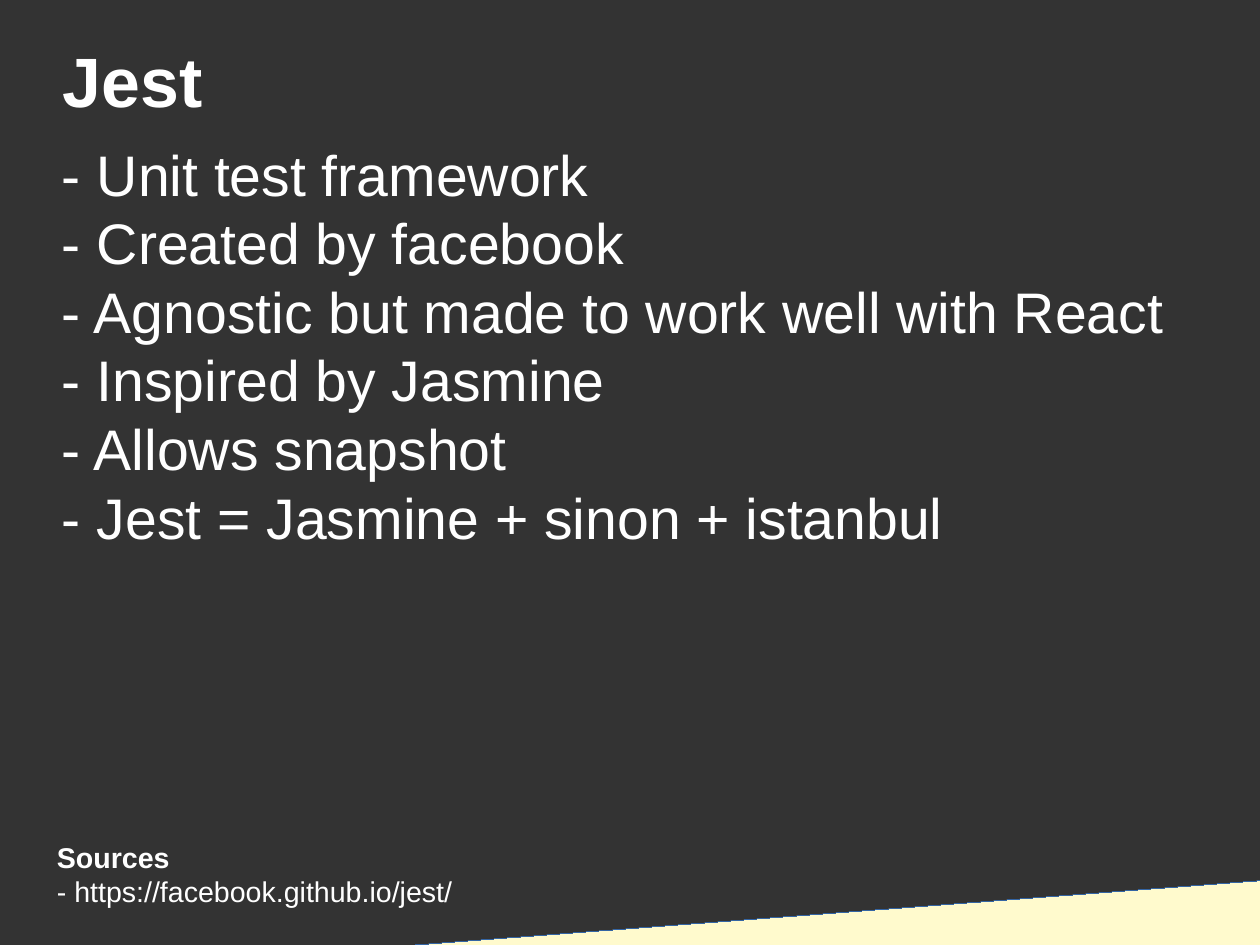
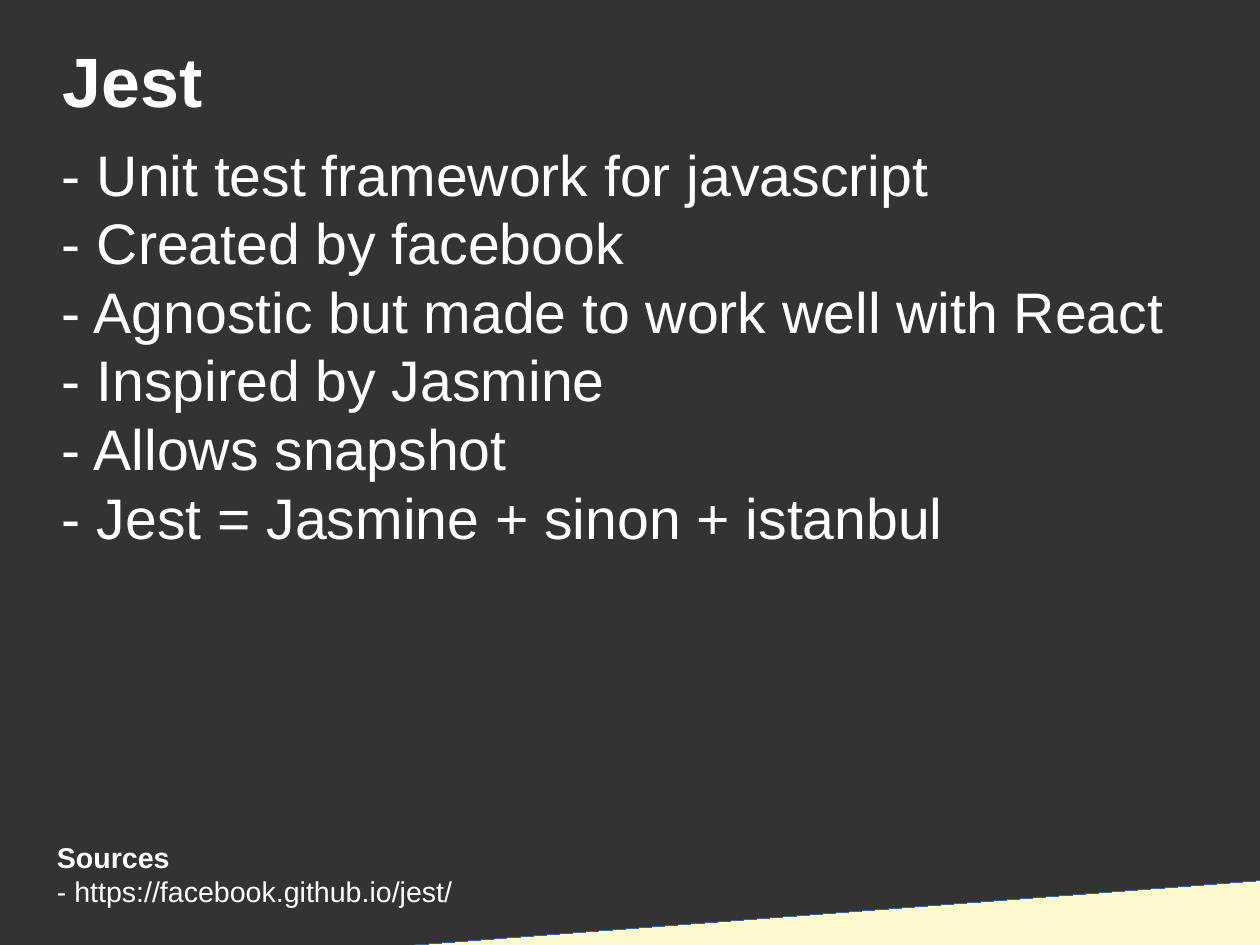
Before and after one commit to DanYellow/presentations, a slide deck: slide 12 of unit-tests/presentation.odp. Drawn at 1260x945 pixels with LibreOffice and Linux fonts; fonts in the diff are those of the drawing. Boxes give left, top, right and bottom in pixels: in the first picture for what was removed or moved away, otherwise in the second. Text is boxed around its words. In the diff, an @@ line names an element or a change of style, - is before the commit and + after.

Commit message:
Updates presentation

```diff
--- a/unit-tests/presentation.odp
+++ b/unit-tests/presentation.odp
@@ title at [94, 154, 1163, 540]: text changed @@
-- Unit test framework
-- Created by facebook
-- Agnostic but made to work well with React
-- Inspired by Jasmine
-- Allows snapshot
-- Jest = Jasmine + sinon + istanbul
+- Unit test framework for javascript
+- Created by facebook
+- Agnostic but made to work well with React
+- Inspired by Jasmine
+- Allows snapshot
+- Jest = Jasmine + sinon + istanbul
```
